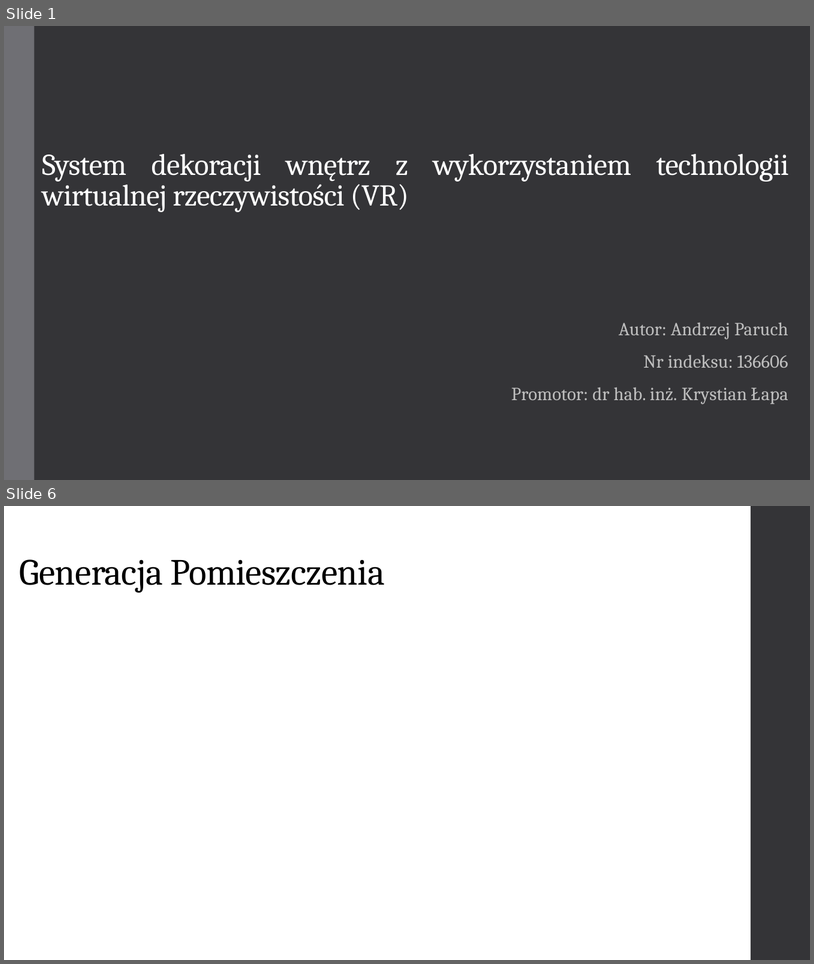
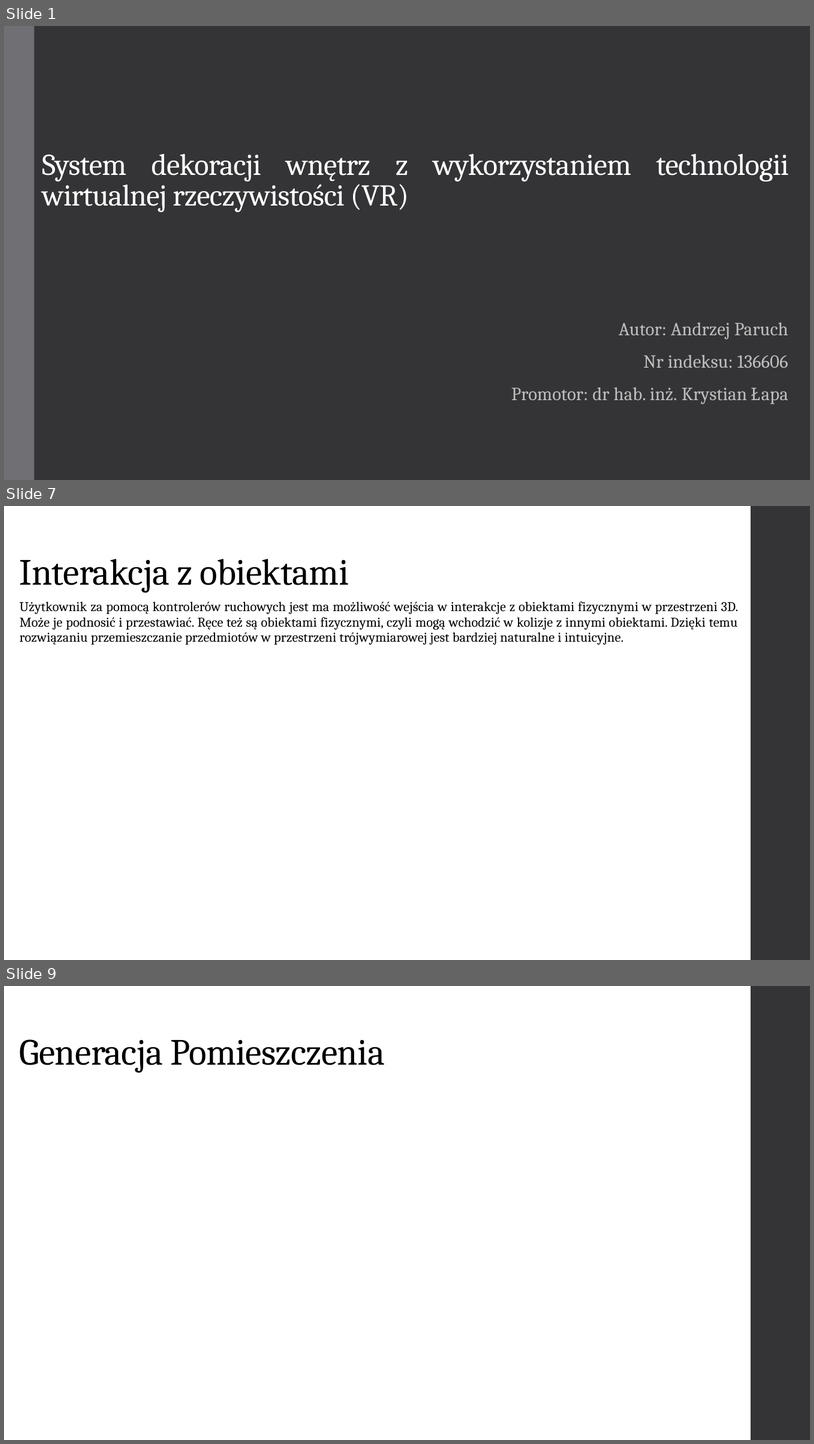
Before and after one commit to GlitchedGuest/PracaInzynieryjska, a slide deck: PrezentacjaAndrzejParuch.pptx. Shown one above the other, each under a label of ours: slides 1 and 6 before the commit, slides 1, 7 and 9 after it; the slides between them are not shown. The pictures are 814x964 and 814x1444 pixels, drawn with LibreOffice and Linux fonts; fonts in the diff are those of the drawing. Boxes give left, top, right and bottom in pixels: in the first picture for what was removed or moved away, otherwise in the second. Text is boxed around its words. In the diff, an @@ line names an element or a change of style, - is before the commit and + after.

```diff
--- a/PrezentacjaAndrzejParuch.pptx
+++ b/PrezentacjaAndrzejParuch.pptx
@@ slide 7 added at (x1=4, y1=506, x2=810, y2=960), background #FFFFFF; not listed: 1 template element that a slide beside it also shows @@
@@ title added at (x1=20, y1=559, x2=350, y2=593), 44 pt, text #000000 @@
+Interakcja z obiektami
@@ text added at (x1=20, y1=601, x2=739, y2=645), 16 pt, text #000000 @@
+Użytkownik za pomocą kontrolerów ruchowych jest ma możliwość wejścia w interakcje z obiektami fizycznymi w przestrzeni 3D. Może je podnosić i przestawiać. Ręce też są obiektami fizycznymi, czyli mogą wchodzić w kolizje z innymi obiektami. Dzięki temu rozwiązaniu przemieszczanie przedmiotów w przestrzeni trójwymiarowej jest bardziej naturalne i intuicyjne.
@@ what was slide 6 is now slide 9 @@
```
Also in this commit, not shown: 4 slides changed, 2 other slides added.
